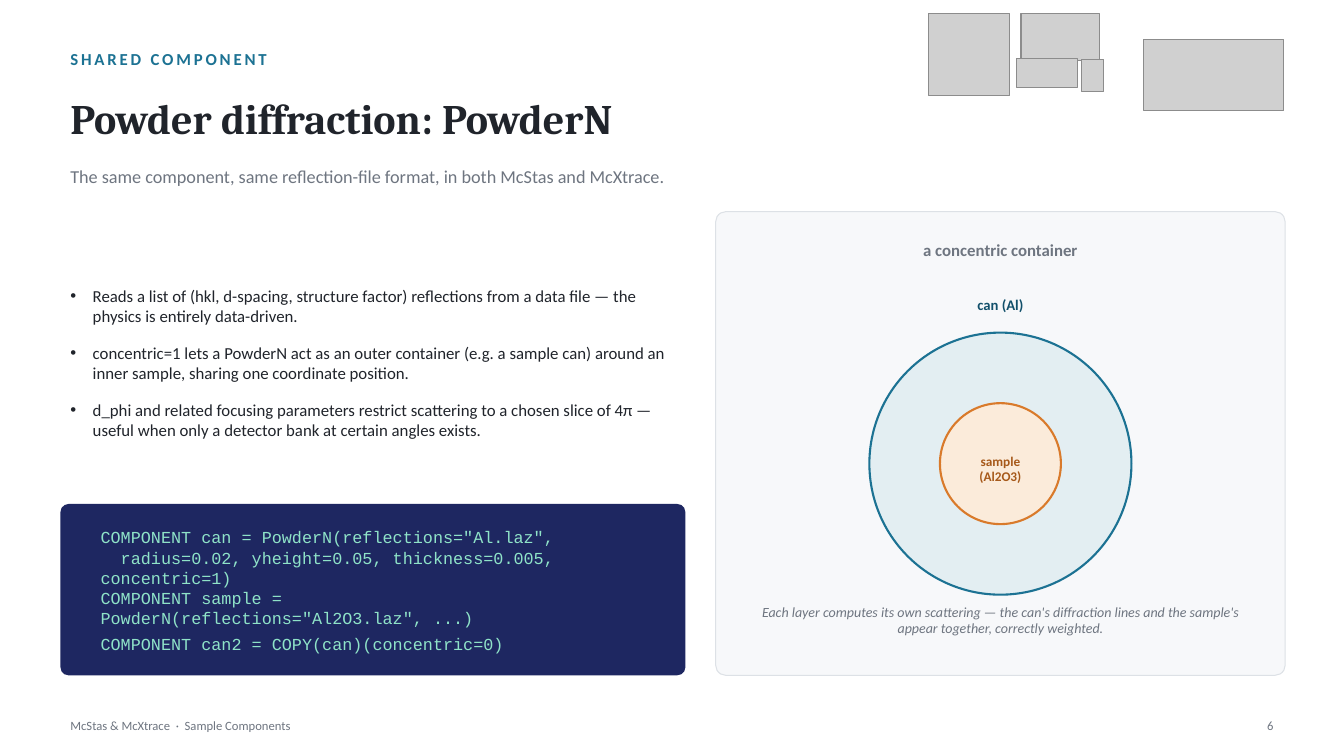
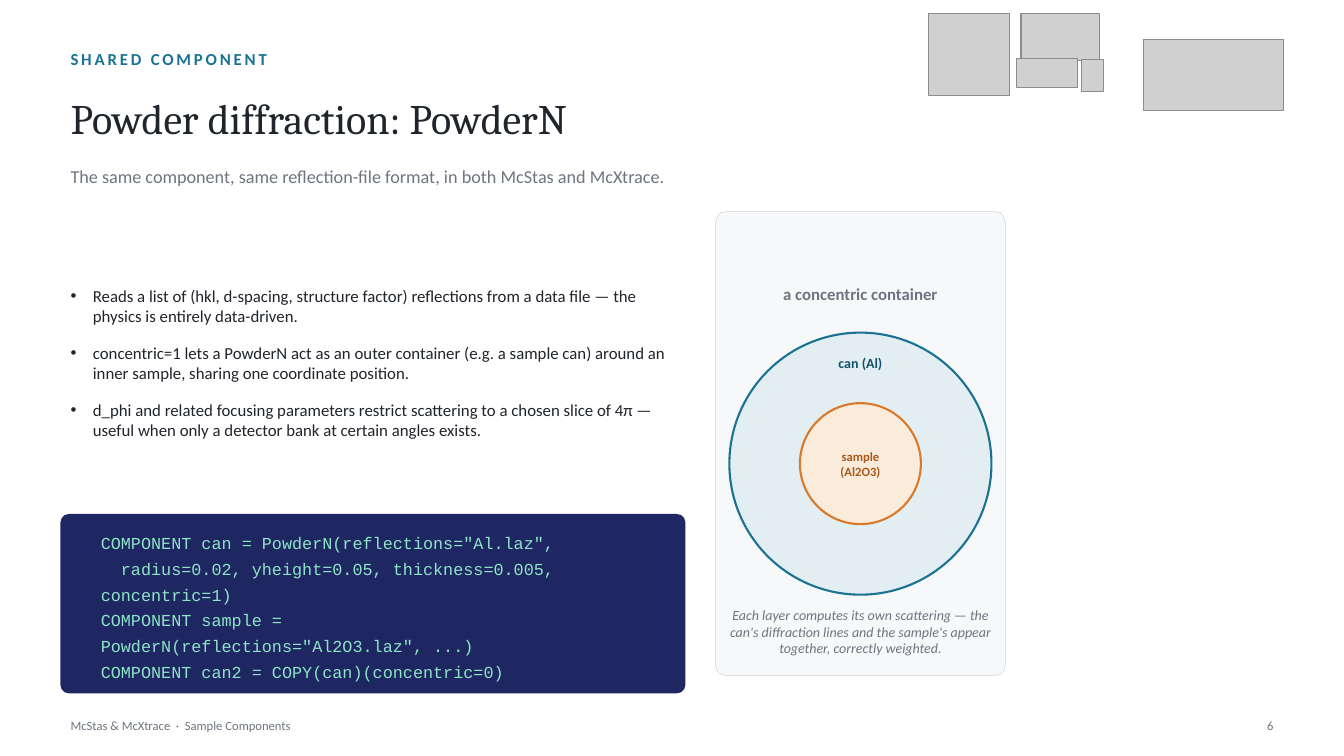
Before and after one commit to mccode-dev/PaNRAID, a slide deck: slide 6 of 23_September_Wednesday/McStas_McXtrace_Sample_Components.pptx. Drawn at 1344x756 pixels with LibreOffice and Linux fonts; fonts in the diff are those of the drawing; grey boxes stand for pictures. Boxes give left, top, right and bottom in pixels: in the first picture for what was removed or moved away, otherwise in the second. Text is boxed around its words. In the diff, an @@ line names an element or a change of style, - is before the commit and + after.

```diff
--- a/23_September_Wednesday/McStas_McXtrace_Sample_Components.pptx
+++ b/23_September_Wednesday/McStas_McXtrace_Sample_Components.pptx
@@ text "Powder diffraction: PowderN" at (71, 104, 567, 135): bold off @@
@@ rounded rectangle: place and size @@
-rounded rectangle at (716, 212, 1286, 676)
+rounded rectangle at (716, 212, 1005, 676)
@@ rounded rectangle at (716, 212, 1005, 676): proportions changed @@
@@ text "a concentric container": place and size @@
-text "a concentric container" at (923, 244, 1077, 256)
+text "a concentric container" at (783, 288, 937, 300)
@@ ellipse: place and size @@
-ellipse at (869, 333, 1131, 595)
+ellipse at (730, 333, 992, 595)
@@ text "can (Al)": place and size @@
-text "can (Al)" at (977, 299, 1024, 312)
+text "can (Al)" at (838, 358, 883, 370)
@@ text "can (Al)" at (838, 358, 883, 370): size 10.5 to 10 pt @@
@@ ellipse: place and size @@
-ellipse at (940, 403, 1061, 524)
+ellipse at (801, 403, 922, 524)
@@ text "sample": place and size @@
-text "sample" at (979, 456, 1021, 483)
+text "sample" at (840, 452, 880, 478)
@@ text "sample" at (840, 452, 880, 478): size 9.5 to 9 pt @@
@@ rounded rectangle: place and size @@
-rounded rectangle at (60, 504, 686, 676)
+rounded rectangle at (60, 514, 686, 694)
@@ text at (101, 537, 554, 682): text changed @@
-COMPONENT can = PowderN(reflections="Al.laz",
-radius=0.02, yheight=0.05, thickness=0.005, concentric=1)
-COMPONENT sample = PowderN(reflections="Al2O3.laz", ...)
-COMPONENT can2 = COPY(can)(concentric=0)
+COMPONENT can = PowderN(reflections="Al.laz",
+radius=0.02, yheight=0.05, thickness=0.005, concentric=1)
+COMPONENT sample = PowderN(reflections="Al2O3.laz", ...)
+COMPONENT can2 = COPY(can)(concentric=0)
@@ text "Each layer computes its own ..." rewrapped from (762, 607, 1239, 636) to (730, 610, 991, 656) @@
```
Also in this commit, not shown: 17 other slides changed, 1 slide added, 1 other file.
